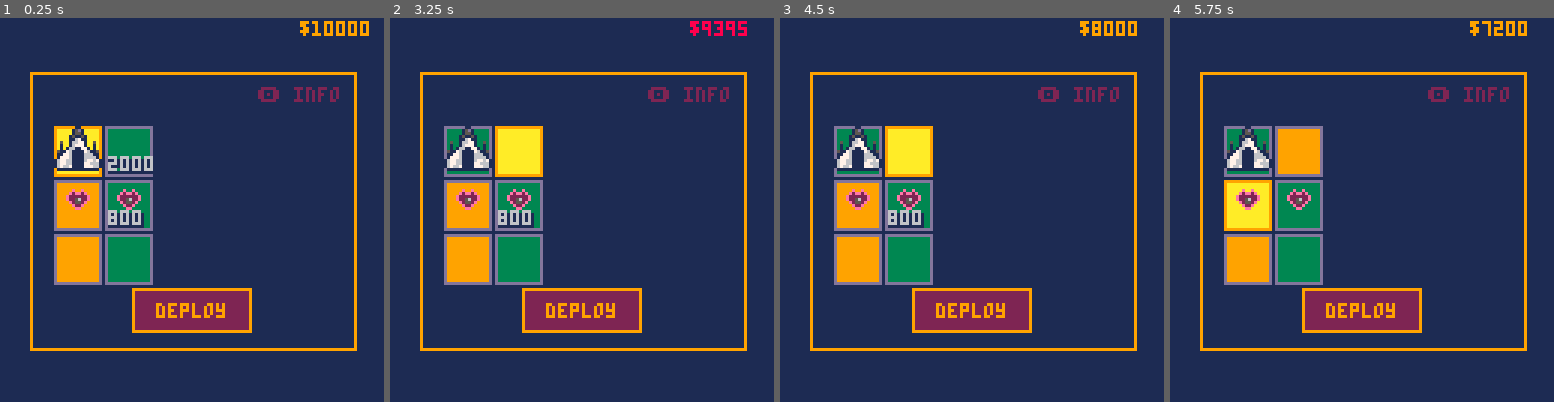
Above: before the commit, frames 1-4 (left to right).
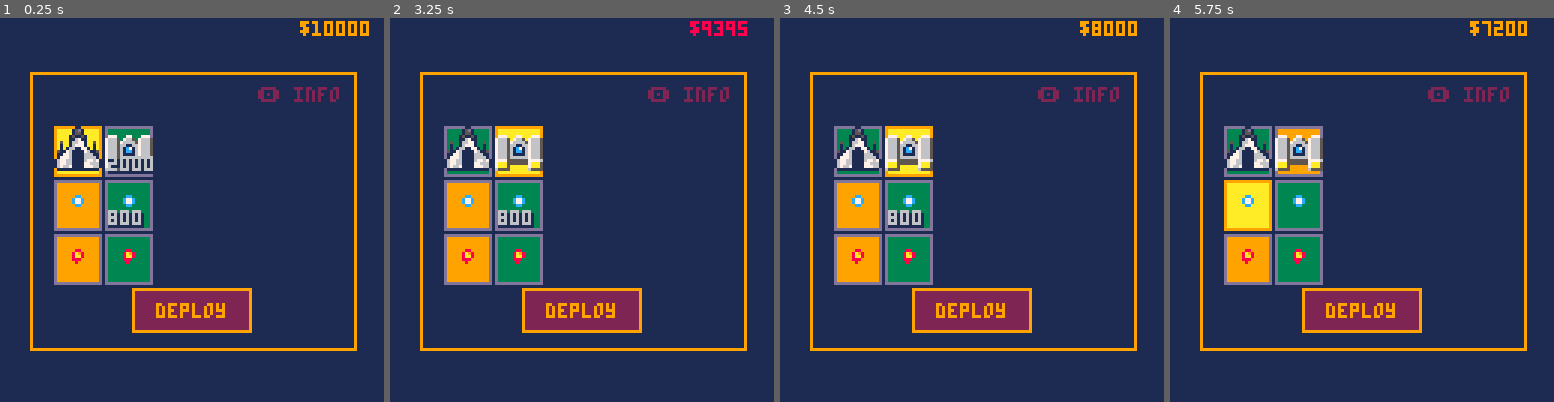
Above: after the commit, the same moments.

Repository: aureliendossantos/new-miami-2080
Game: PICO-8 cartridge miami2080.p8
Same seed, same stepped clock (60 frames per second), same inputs: the game is played once before the commit and once after it.
Inputs:
- Up to frame 1 (0.25 s): no input
- Up to frame 2 (3.25 s): tap O (Z key) at 0.33, 0.7, 1.43, 2.22, 3.1 s; tap X (X key) at 1.07, 2.07, 2.4, 2.73, 3.07 s; hold Left 1.97-2.37 s; hold Down 2.42-2.82 s; hold Right from 2.87 s (still down)
- Up to frame 3 (4.5 s): tap X (X key) every 0.33 s from 3.4 to 4.4 s; release Right at 3.53 s; hold Up 3.58-4.08 s; tap O (Z key) at 3.98 s; hold Right from 4.13 s (still down)
- Up to frame 4 (5.75 s): release Right at 4.53 s; hold Down 4.58-5.08 s; tap X (X key) every 0.33 s from 4.73 to 5.73 s; tap O (Z key) at 4.87 s; hold Left from 5.13 s (still down)

The runs differ from the first frame. In frame 1, 1.3% of the frame differs, in the area x 17-40%, y 30-65%; in frame 2, 1.6%; in frame 3, 1.6%; in frame 4, 1.6%.

Commit message:
numéros anim

Diff:
--- a/miami2080.p8
+++ b/miami2080.p8
@@ -284,7 +284,7 @@
    speed=1.2,
    life=4,
    price=2000,
-   anim={22},
+   anim={18},
    x1=7,y1=7,
    w=1,h=1
   }
@@ -297,7 +297,7 @@
    duration=35,
    damage=100,
    sfx=0,
-   anim={2},
+   anim={30},
    x1=2,y1=0,
    w=3,h=4
   },
@@ -308,7 +308,7 @@
    duration=15,
    damage=160,
    sfx=2,
-   anim={2},
+   anim={30},
    x1=1,y1=2,
    w=4,h=4
   }
@@ -321,7 +321,7 @@
    duration=35,
    damage=200,
    sfx=0,
-   anim={4},
+   anim={31},
    x1=1,y1=2,
    w=4,h=4
   },
@@ -331,7 +331,7 @@
    duration=15,
    damage=300,
    sfx=2,
-   anim={4},
+   anim={31},
    x1=1,y1=2,
    w=4,h=4
   }
@@ -342,7 +342,7 @@
    --little guy
 	  life=400,
 	  money=20,
-   anim={3},
+   anim={1},
    spr_w=1,spr_h=1,
    x1=0,y1=0,w=7,h=7,
    emitters={
@@ -353,7 +353,7 @@
    --tunnel guy
 	  life=800,
 	  money=120,
-   anim={6},
+   anim={2},
    spr_w=1,spr_h=1,
    x1=0,y1=0,w=7,h=7,
    emitters={
@@ -366,7 +366,7 @@
    --wheel guy
 	  life=800,
 	  money=120,
-   anim={6},
+   anim={2},
    spr_w=1,spr_h=1,
    x1=0,y1=0,w=7,h=7,
    emitters={
@@ -377,7 +377,7 @@
    --laser guy
 	  life=1500,
 	  money=140,
-   anim={6},
+   anim={2},
    spr_w=1,spr_h=1,
    x1=0,y1=0,w=7,h=7,
    emitters={
